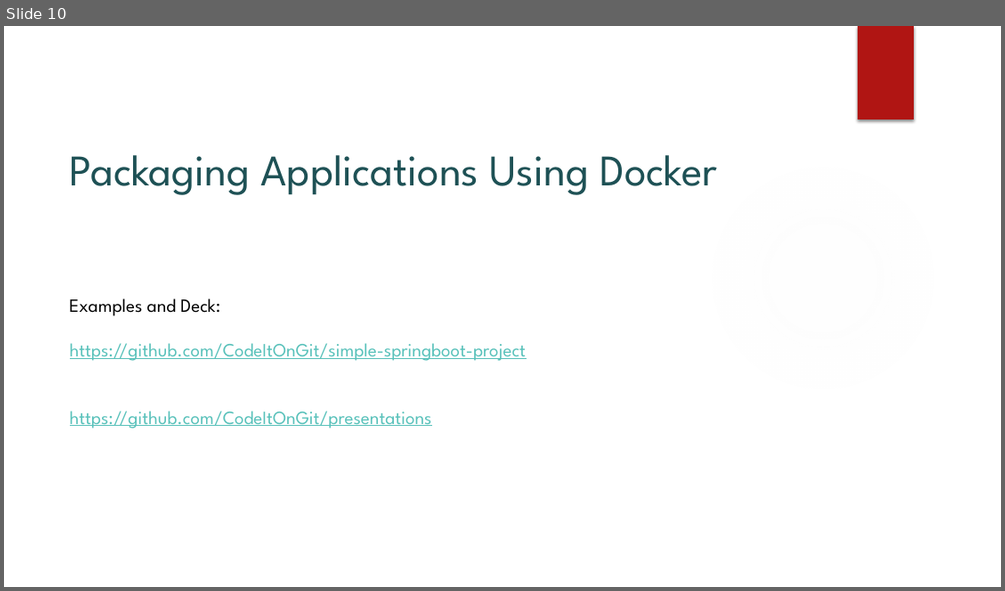
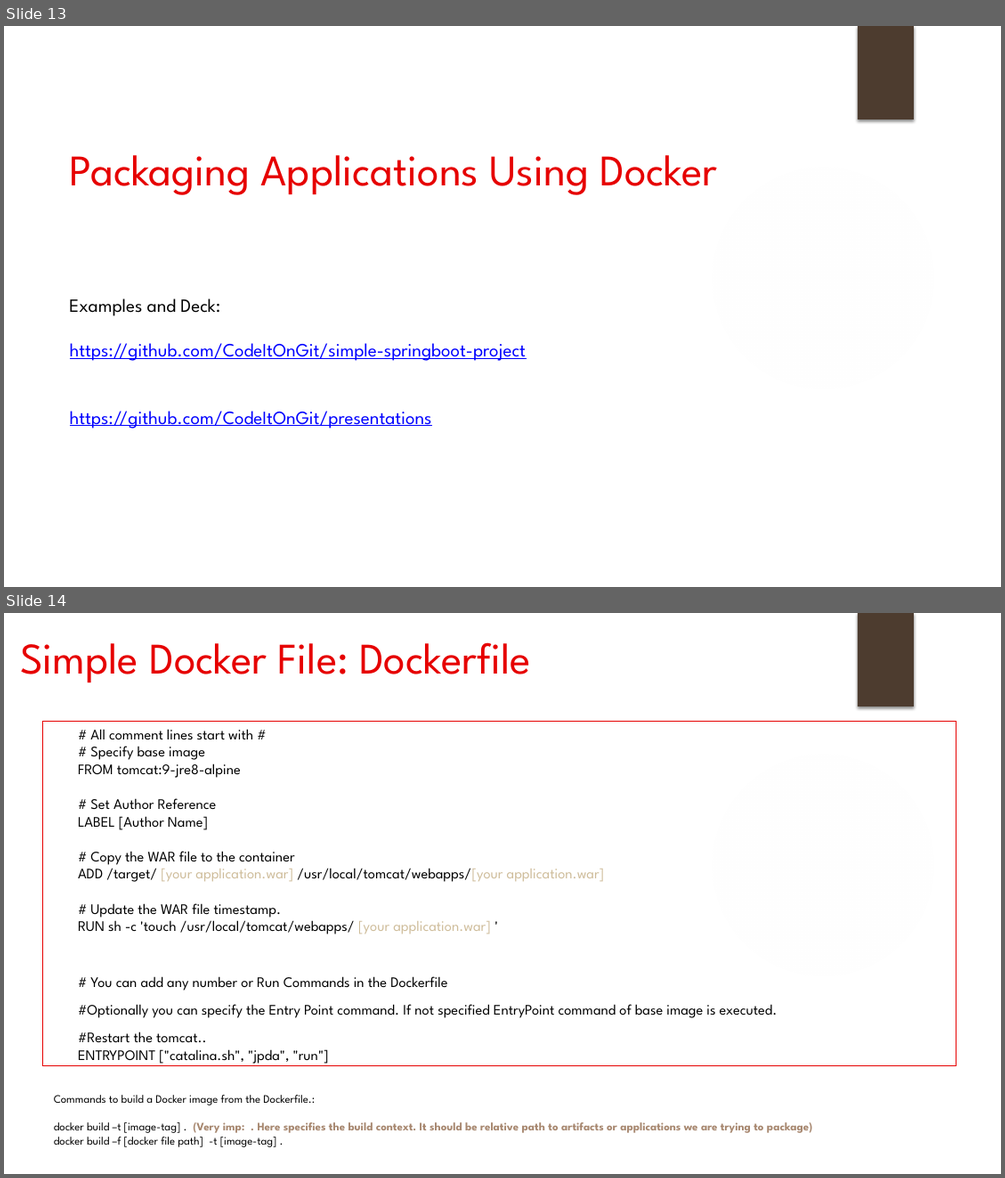
Before and after one commit to CodeItOnGit/presentations, a slide deck: DockerSeries/Part1-Fundamentals/Docker Fundamentals.pptx. Shown one above the other, each under a label of ours: slide 10 before the commit, slides 13 and 14 after it. The pictures are 1005x591 and 1005x1178 pixels, drawn with LibreOffice and Linux fonts; fonts in the diff are those of the drawing; background and template pictures are left out. Boxes give left, top, right and bottom in pixels: in the first picture for what was removed or moved away, otherwise in the second. Text is boxed around its words. In the diff, an @@ line names an element or a change of style, - is before the commit and + after.

Commit message:
Completed deck for Docker Fundamentals

```diff
--- a/DockerSeries/Part1-Fundamentals/Docker Fundamentals.pptx
+++ b/DockerSeries/Part1-Fundamentals/Docker Fundamentals.pptx
@@ slide 14 added at [4, 613, 1001, 1174], background #FFFFFF; not listed: 2 template elements that a slide beside it also shows @@
@@ title added at [20, 642, 531, 683], 42 pt, text #E60000 @@
+Simple Docker File: Dockerfile
@@ text added at [42, 722, 956, 1066], outline #E60000 0.75 pt, 14 pt, text #000000 @@
+▶ # All comment lines start with #
+  # Specify base image
+  FROM tomcat:9-jre8-alpine
+  # Set Author Reference
+  LABEL [Author Name]
+  # Copy the WAR file to the container
+  ADD /target/ [your application.war] /usr/local/tomcat/webapps/[your application.war]
+  # Update the WAR file timestamp.
+  RUN sh -c 'touch /usr/local/tomcat/webapps/ [your application.war] '
+▶ # You can add any number or Run Commands in the Dockerfile
+▶ #Optionally you can specify the Entry Point command. If not specified EntryPoint command of base image is executed.
+▶ #Restart the tomcat..
+  ENTRYPOINT ["catalina.sh", "jpda", "run"]
@@ text added at [54, 1094, 812, 1147], 11 pt, text #000000 @@
+Commands to build a Docker image from the Dockerfile.:
+docker build –t [image-tag] . (Very imp: . Here specifies the build context. It should be relative path to artifacts or applications we are trying to package)
+docker build –f [docker file path] -t [image-tag] .
@@ what was slide 10 is now slide 13 @@
@@ slide 13 changed as well @@
@@ rectangle at [858, 26, 914, 119]: fill #B01513 to #4D3C2F @@
@@ title "Packaging Applications Using Docker" at [70, 155, 717, 195]: text colour #1E5155 to #E60000 @@
@@ ellipse at [708, 163, 938, 394]: fill gradient #F3F3F3 to gradient #FFFFFF @@
@@ text "https://github.com/CodeItOnGit/simple-springboot-project" at [70, 343, 526, 428]: text colour #58C1BA to #0000FF @@
```
Also in this commit, not shown: 14 other slides changed, 5 other slides added, 2 slides removed.
